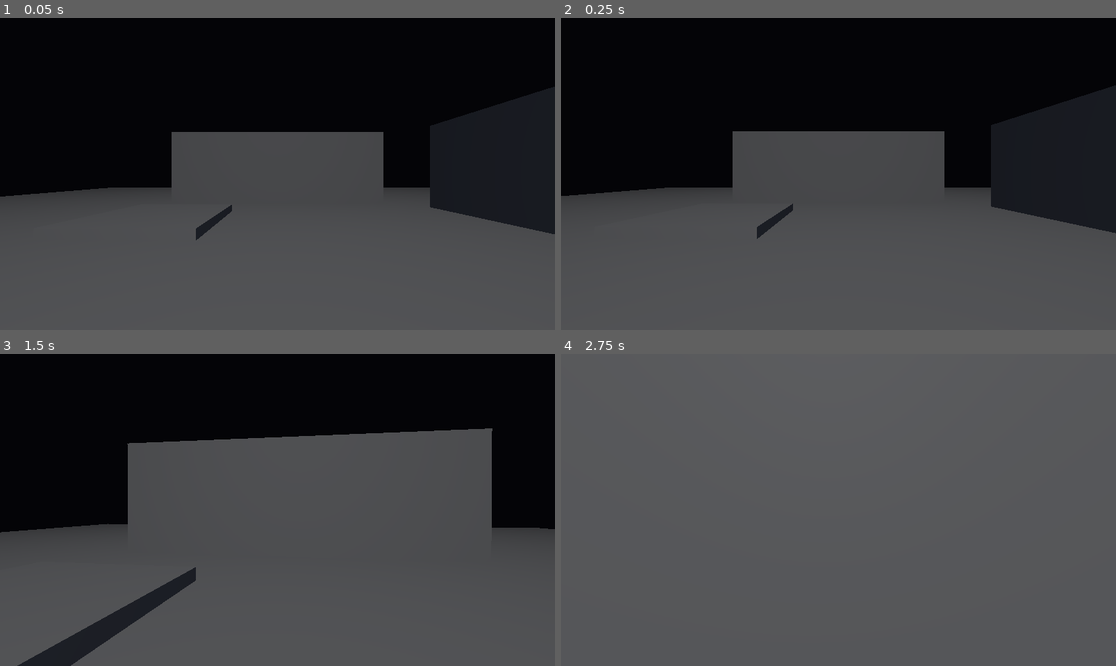
Above: before the commit, frames 1-4 (two rows, left to right).
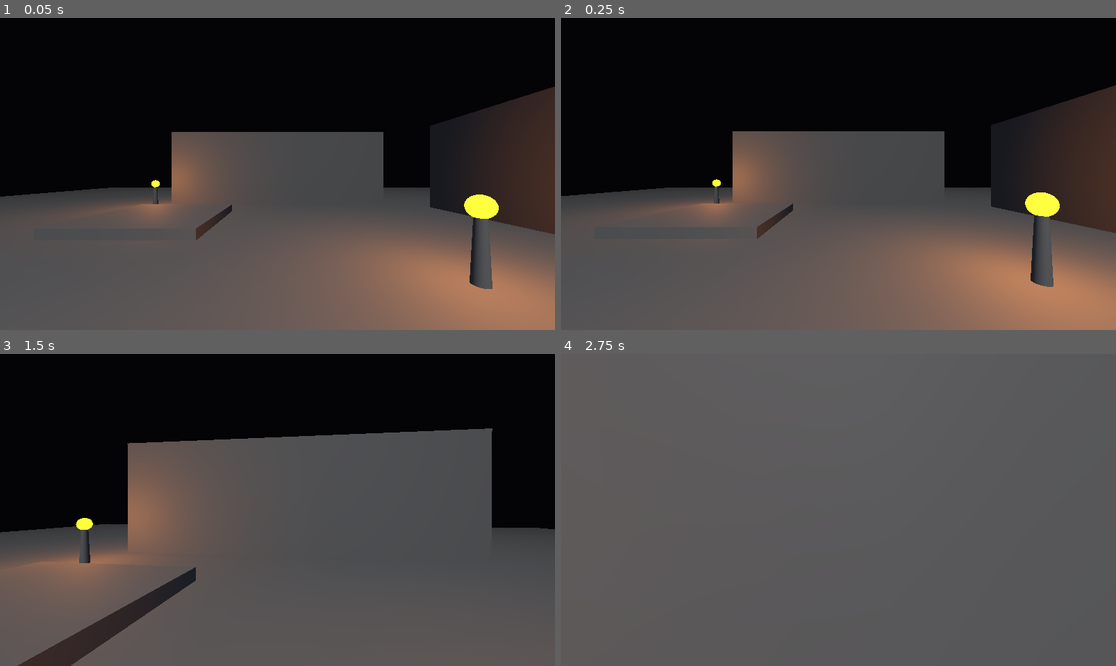
Above: after the commit, the same moments.

Repository: terumitt-dev/bokke-soul
Game: Godot game, scene res://scenes/main.tscn
The game is run twice, just before and just after one commit, with the same random seed, the same clock (stepped at 60 frames per second) and the same inputs.
Inputs (mouse positions are in pixels of both pictures, inside the frame that each line leads up to):
- Up to frame 1 (0.05 s): no input
- Up to frame 2 (0.25 s): no input
- Up to frame 3 (1.5 s): tap Enter at 0.5 s; move the mouse to (305, 510) at 0.52 s; hold W from 0.53 s (still down); tap E at 0.6, 1.35 s; move the mouse to (249, 510) at 1.27 s
- Up to frame 4 (2.75 s): keep holding W; move the mouse to (849, 503) at 2.02 s; tap E at 2.1 s

The runs differ from the first frame. In frame 1, 22% of the frame differs, in the area x 13-100%, y 22-100%; in frame 2, 23%, in the area x 12-100%, y 21-100%; in frame 3, 8.7%; in frame 4, less than 0.1%.

Commit message:
Add bonfire rest points
Co-Authored-By: Claude Sonnet 5.5 <noreply@anthropic.com>

Diff:
--- /dev/null
+++ b/game/scenes/bonfire.tscn
@@ -0,0 +1,45 @@
+[gd_scene load_steps=7 format=3]
+
+[ext_resource type="Script" path="res://scripts/bonfire.gd" id="1_bonfire"]
+
+[sub_resource type="CylinderMesh" id="CylinderMesh_post"]
+top_radius = 0.08
+bottom_radius = 0.12
+height = 1.0
+
+[sub_resource type="CylinderShape3D" id="CylinderShape3D_post"]
+height = 1.0
+radius = 0.15
+
+[sub_resource type="StandardMaterial3D" id="StandardMaterial3D_flame"]
+albedo_color = Color(1, 0.55, 0.15, 1)
+emission_enabled = true
+emission = Color(1, 0.5, 0.1, 1)
+emission_energy_multiplier = 2.5
+
+[sub_resource type="SphereMesh" id="SphereMesh_flame"]
+material = SubResource("StandardMaterial3D_flame")
+radius = 0.18
+height = 0.36
+
+[node name="Bonfire" type="Node3D" groups=["bonfire"]]
+script = ExtResource("1_bonfire")
+
+[node name="Post" type="StaticBody3D" parent="."]
+transform = Transform3D(1, 0, 0, 0, 1, 0, 0, 0, 1, 0, 0.5, 0)
+
+[node name="Mesh" type="MeshInstance3D" parent="Post"]
+mesh = SubResource("CylinderMesh_post")
+
+[node name="Shape" type="CollisionShape3D" parent="Post"]
+shape = SubResource("CylinderShape3D_post")
+
+[node name="Flame" type="MeshInstance3D" parent="."]
+transform = Transform3D(1, 0, 0, 0, 1, 0, 0, 0, 1, 0, 1.15, 0)
+mesh = SubResource("SphereMesh_flame")
+
+[node name="Light" type="OmniLight3D" parent="."]
+transform = Transform3D(1, 0, 0, 0, 1, 0, 0, 0, 1, 0, 1.3, 0)
+light_color = Color(1, 0.6, 0.25, 1)
+light_energy = 2.0
+omni_range = 8.0
--- a/game/scenes/main.tscn
+++ b/game/scenes/main.tscn
@@ -1,6 +1,7 @@
-[gd_scene load_steps=11 format=3]
+[gd_scene load_steps=12 format=3]
 
 [ext_resource type="Script" path="res://scripts/player.gd" id="1_player"]
+[ext_resource type="PackedScene" path="res://scenes/bonfire.tscn" id="2_bonfire"]
 
 [sub_resource type="Environment" id="Environment_dark"]
 background_mode = 1
@@ -78,6 +79,12 @@
 [node name="Shape" type="CollisionShape3D" parent="Step"]
 shape = SubResource("BoxShape3D_step")
 
+[node name="BonfireStart" parent="." instance=ExtResource("2_bonfire")]
+transform = Transform3D(1, 0, 0, 0, 1, 0, 0, 0, 1, 3, 0, 1)
+
+[node name="BonfireFar" parent="." instance=ExtResource("2_bonfire")]
+transform = Transform3D(1, 0, 0, 0, 1, 0, 0, 0, 1, -6, 0, -6)
+
 [node name="Player" type="CharacterBody3D" parent="."]
 transform = Transform3D(1, 0, 0, 0, 1, 0, 0, 0, 1, 0, 0.05, 4)
 script = ExtResource("1_player")
@@ -106,3 +113,18 @@
 grow_vertical = 2
 horizontal_alignment = 1
 vertical_alignment = 1
+
+[node name="Prompt" type="Label" parent="HUD"]
+visible = false
+anchors_preset = 7
+anchor_left = 0.5
+anchor_top = 1.0
+anchor_right = 0.5
+anchor_bottom = 1.0
+offset_left = -100.0
+offset_top = -90.0
+offset_right = 100.0
+offset_bottom = -60.0
+grow_horizontal = 2
+grow_vertical = 0
+horizontal_alignment = 1
--- /dev/null
+++ b/game/scripts/bonfire.gd
@@ -0,0 +1,19 @@
+extends Node3D
+# 篝火 = 測量基準点。休むと、ここが復帰地点になる
+
+const FLICKER_SPEED := 9.0
+const BASE_ENERGY := 2.0
+
+var time := 0.0
+
+@onready var light: OmniLight3D = $Light
+
+
+func _process(delta: float) -> void:
+	time += delta
+	light.light_energy = BASE_ENERGY + 0.4 * sin(time * FLICKER_SPEED) * sin(time * 3.7)
+
+
+# 復帰する時に立つ位置 (篝火の少し手前)
+func rest_position() -> Vector3:
+	return global_position + Vector3(0.0, 0.05, 1.5)
--- a/game/scripts/player.gd
+++ b/game/scripts/player.gd
@@ -5,17 +5,24 @@
 const PITCH_LIMIT := deg_to_rad(85.0)
 const FALL_LIMIT := -20.0
 const RESCAN_SECONDS := 1.5
+const REST_DISTANCE := 2.5
+const NOTICE_SECONDS := 1.5
 
 var spawn_position: Vector3
 var rescanning := false
+var nearby_bonfire: Node3D
+var message_id := 0
 var gravity: float = ProjectSettings.get_setting("physics/3d/default_gravity")
 
 @onready var camera: Camera3D = $Camera3D
 @onready var message: Label = get_node("../HUD/Message")
+@onready var prompt: Label = get_node("../HUD/Prompt")
 
 
 func _ready() -> void:
 	spawn_position = global_position
+	prompt.text = "E: 休む"
+	prompt.visible = false
 	Input.mouse_mode = Input.MOUSE_MODE_CAPTURED
 
 
@@ -38,6 +45,8 @@
 		camera.rotation.x = clampf(camera.rotation.x - event.relative.y * MOUSE_SENSITIVITY, -PITCH_LIMIT, PITCH_LIMIT)
 	elif event is InputEventMouseButton and event.pressed:
 		Input.mouse_mode = Input.MOUSE_MODE_CAPTURED
+	elif event is InputEventKey and event.pressed and not event.echo and event.physical_keycode == KEY_E:
+		rest()
 
 
 func _physics_process(delta: float) -> void:
@@ -57,17 +66,48 @@
 
 	move_and_slide()
 
+	_update_nearby_bonfire()
+
 	if global_position.y < FALL_LIMIT:
 		_rescan()
 
 
-# 床の下へ落ちたら、位置を見失った演出を出して最後の地点へ戻す
+# 近くにある一番近い篝火を探して、「休む」の案内を出す
+func _update_nearby_bonfire() -> void:
+	nearby_bonfire = null
+	var nearest := REST_DISTANCE
+	for bonfire: Node3D in get_tree().get_nodes_in_group("bonfire"):
+		var distance := global_position.distance_to(bonfire.global_position)
+		if distance <= nearest:
+			nearest = distance
+			nearby_bonfire = bonfire
+	prompt.visible = nearby_bonfire != null
+
+
+# 篝火の近くで休むと、ここが復帰地点になる
+func rest() -> void:
+	if rescanning or nearby_bonfire == null:
+		return
+	spawn_position = nearby_bonfire.rest_position()
+	_show_message("基準点を確定しました", NOTICE_SECONDS)
+
+
+# 床の下へ落ちたら、位置を見失った演出を出して最後に休んだ篝火へ戻す
 func _rescan() -> void:
 	rescanning = true
-	message.text = "位置を見失いました。再スキャン中…"
-	message.visible = true
-	await get_tree().create_timer(RESCAN_SECONDS).timeout
+	prompt.visible = false
+	await _show_message("位置を見失いました。再スキャン中…", RESCAN_SECONDS)
 	global_position = spawn_position
 	velocity = Vector3.ZERO
-	message.visible = false
 	rescanning = false
+
+
+# 一定時間メッセージを出す。後から別のメッセージが出ていたら、消さない
+func _show_message(text: String, seconds: float) -> void:
+	message_id += 1
+	var id := message_id
+	message.text = text
+	message.visible = true
+	await get_tree().create_timer(seconds).timeout
+	if id == message_id:
+		message.visible = false
--- a/game/tests/walk_test.gd
+++ b/game/tests/walk_test.gd
@@ -39,4 +39,27 @@
 		await physics_frame
 	check(player.global_position.distance_to(spawn) < 0.1 and not player.rescanning, "開始地点へ復帰する")
 
+	# 篝火から離れた場所では、休めない
+	player.global_position = Vector3(0, 0.05, 4)
+	for i in 5:
+		await physics_frame
+	check(not main.get_node("HUD/Prompt").visible, "篝火から遠いと案内が出ない")
+	player.rest()
+	check(player.spawn_position.distance_to(spawn) < 0.1, "篝火から遠いと休めない")
+
+	# 篝火の近くでは案内が出て、休むと復帰地点が変わる
+	var far: Node3D = main.get_node("BonfireFar")
+	player.global_position = far.rest_position()
+	for i in 5:
+		await physics_frame
+	check(main.get_node("HUD/Prompt").visible, "篝火の近くで案内が出る")
+	player.rest()
+	check(player.spawn_position.distance_to(far.rest_position()) < 0.1, "休むと復帰地点が篝火になる")
+
+	# 休んだあとに落ちると、最初の地点ではなく、休んだ篝火へ戻る
+	player.global_position = Vector3(0, -30, 0)
+	for i in 220:
+		await physics_frame
+	check(player.global_position.distance_to(far.rest_position()) < 0.5 and not player.rescanning, "落下すると最後に休んだ篝火へ戻る")
+
 	quit(1 if failures.size() > 0 else 0)
Not shown, added: game/scripts/bonfire.gd.uid
